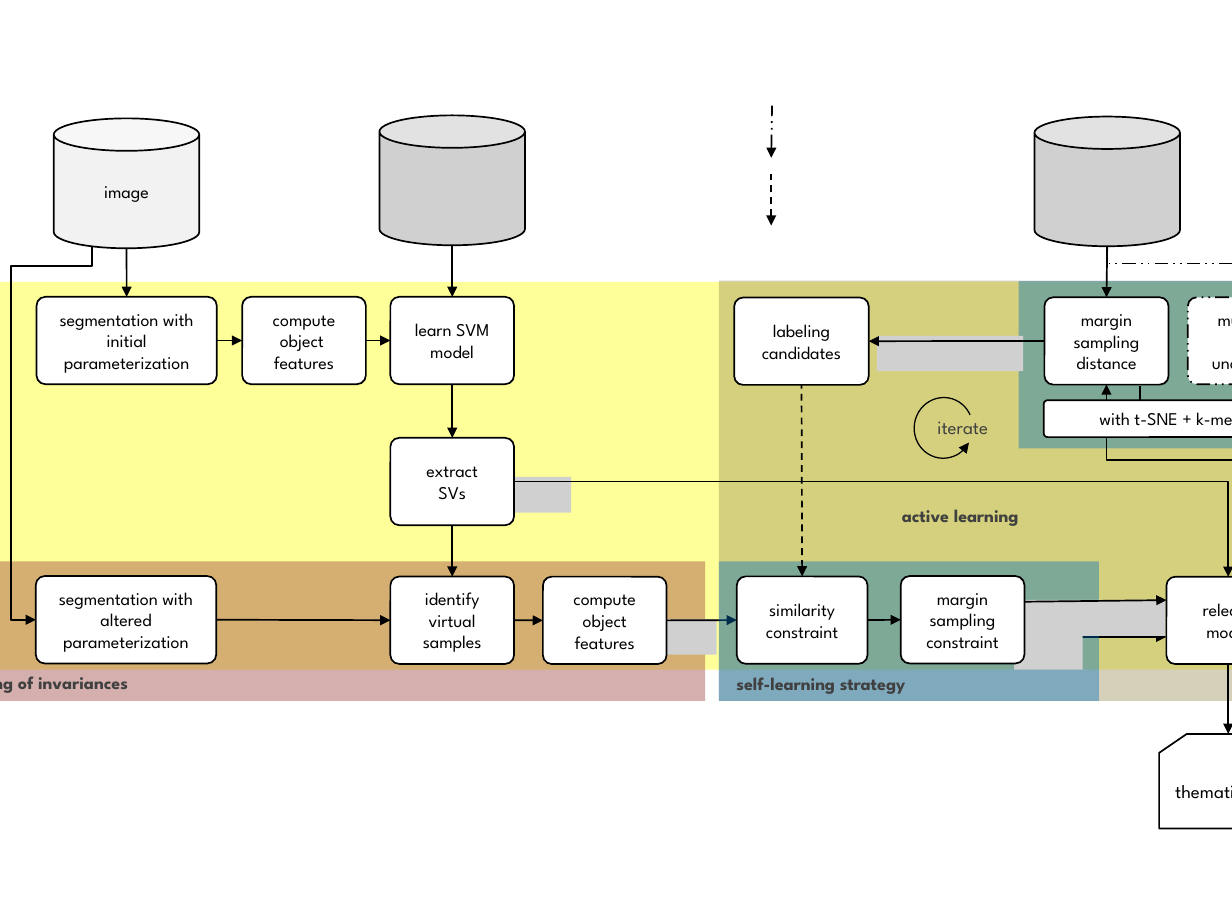
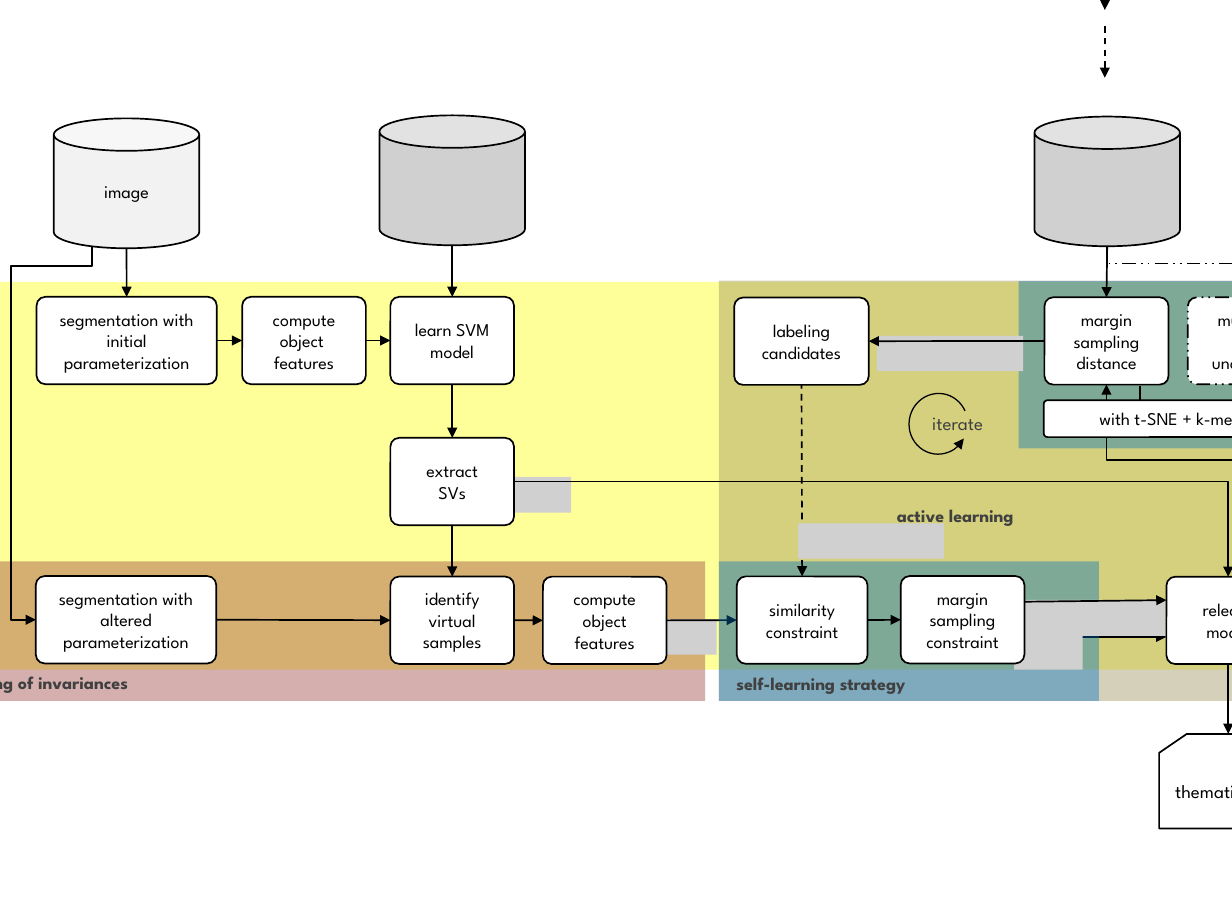
Before and after one commit to carls31/active-learning-virtual-SVM, a slide deck: slide 11 of images/flowchart/block_scheme.pptx (slide 10 before the commit). Drawn at 1232x924 pixels with LibreOffice and Linux fonts; fonts in the diff are those of the drawing; grey boxes stand for pictures. Boxes give left, top, right and bottom in pixels: in the first picture for what was removed or moved away, otherwise in the second. Text is boxed around its words. In the diff, an @@ line names an element or a change of style, - is before the commit and + after.

```diff
--- a/images/flowchart/block_scheme.pptx
+++ b/images/flowchart/block_scheme.pptx
@@ arrow moved from (771, 225) - (771, 174) to (1105, 78) - (1105, 26) @@
@@ arrow moved from (771, 158) - (772, 106) to (1105, 10) - (1105, 0) @@
@@ arc (boxed as its full ellipse): place and size @@
-arc (boxed as its full ellipse) at (909,394,977,463)
+arc (boxed as its full ellipse) at (904,389,972,458)
@@ text "iterate": place and size @@
-text "iterate" at (937,421,988,434)
+text "iterate" at (932,417,983,430)
@@ text "active learning": place and size @@
-text "active learning" at (902,509,1019,526)
+text "active learning" at (897,509,1014,529)
@@ picture added at (798,524,944,559) @@
```
Also in this commit, not shown: 1 other slide changed, 4 other files.
